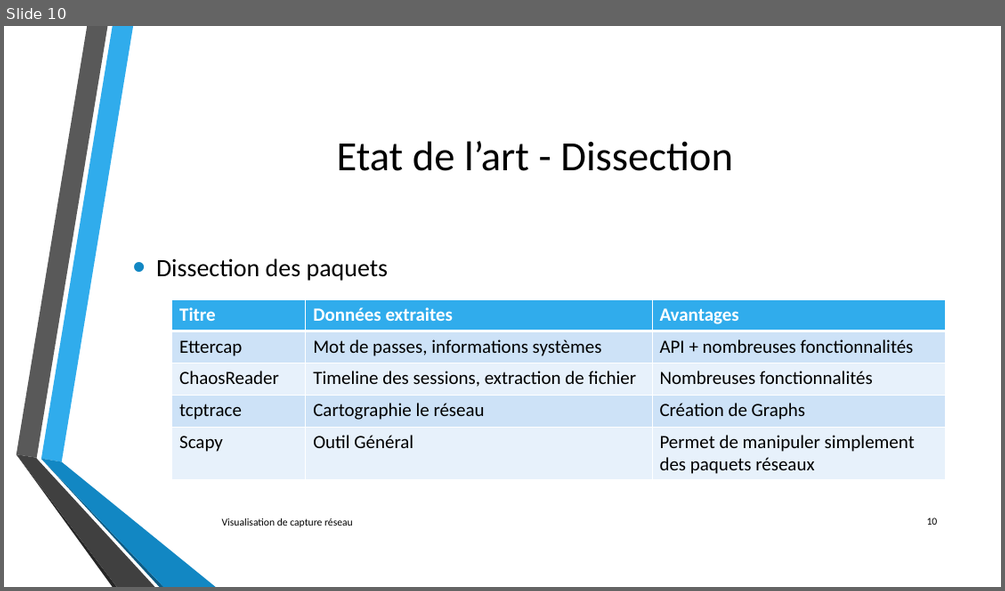
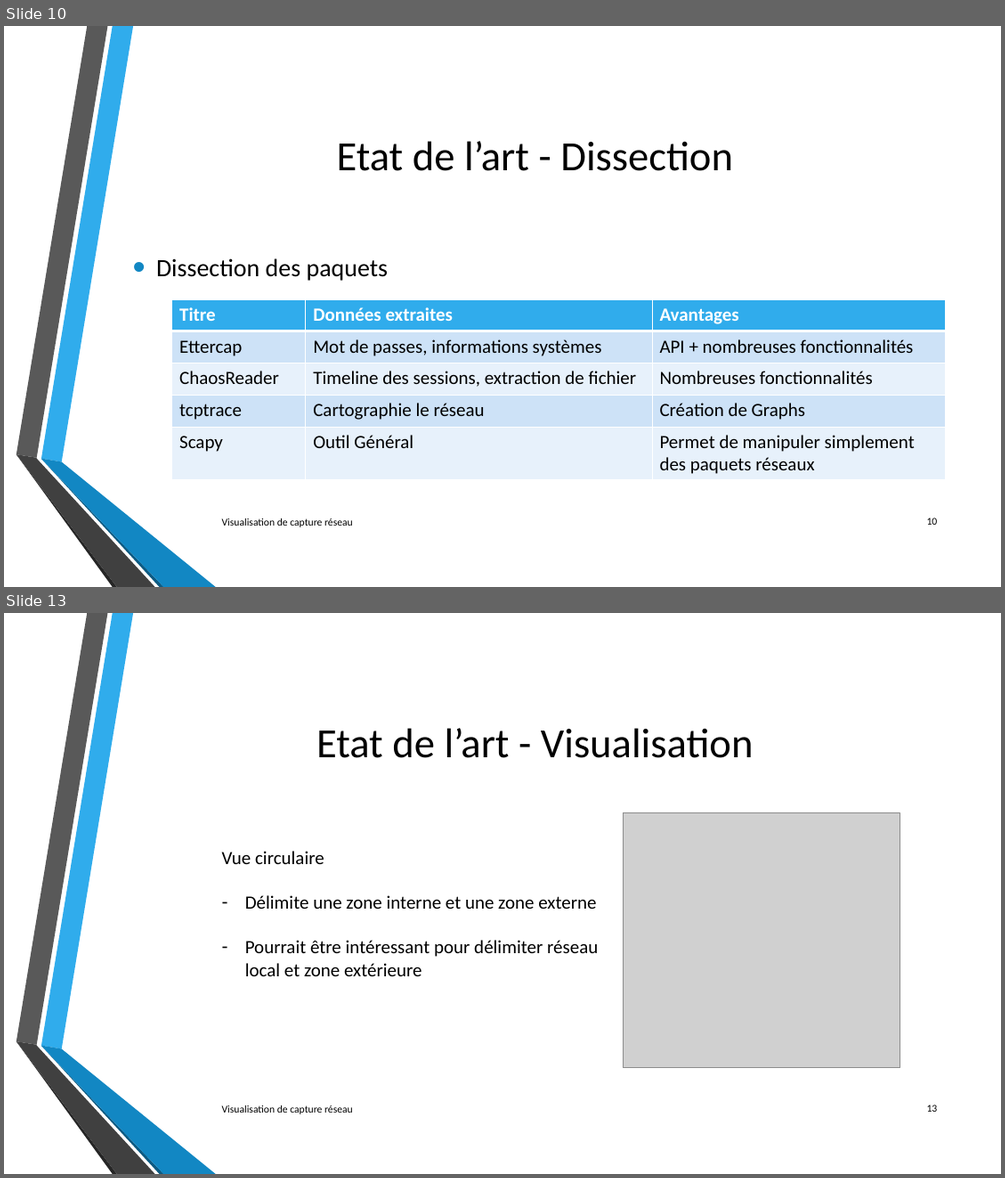
Before and after one commit to lechinoix/Pcap-visualization-project, a slide deck: Outils de visualisation de capture réseau.pptx. Shown one above the other, each under a label of ours: slide 10 before the commit, slides 10 and 13 after it; the slides between them are not shown. The pictures are 1005x591 and 1005x1178 pixels, drawn with LibreOffice and Linux fonts; fonts in the diff are those of the drawing; grey boxes stand for pictures; background and template pictures are left out. Boxes give left, top, right and bottom in pixels: in the first picture for what was removed or moved away, otherwise in the second. Text is boxed around its words. In the diff, an @@ line names an element or a change of style, - is before the commit and + after.

```diff
--- a/Outils de visualisation de capture réseau.pptx
+++ b/Outils de visualisation de capture réseau.pptx
@@ slide 13 added at <box>4,613,1001,1174</box>, background picture (left out); not listed: 6 template elements that a slide beside it also shows @@
@@ title added at <box>316,728,753,758</box>, 40 pt, text #000000 @@
+Etat de l’art - Visualisation
@@ picture added at <box>623,812,899,1069</box> @@
@@ text added at <box>222,851,598,976</box>, 18 pt, text #000000 @@
+Vue circulaire
+– Délimite une zone interne et une zone externe
+– Pourrait être intéressant pour délimiter réseau local et zone extérieure
@@ text added at <box>222,1105,353,1114</box>, 10 pt, text #000000 @@
+Visualisation de capture réseau
@@ page number added at <box>927,1104,938,1111</box>, 10 pt, text #000000 @@
+13
```
Also in this commit, not shown: 4 slides changed, 1 other slide added, 1 other file.
